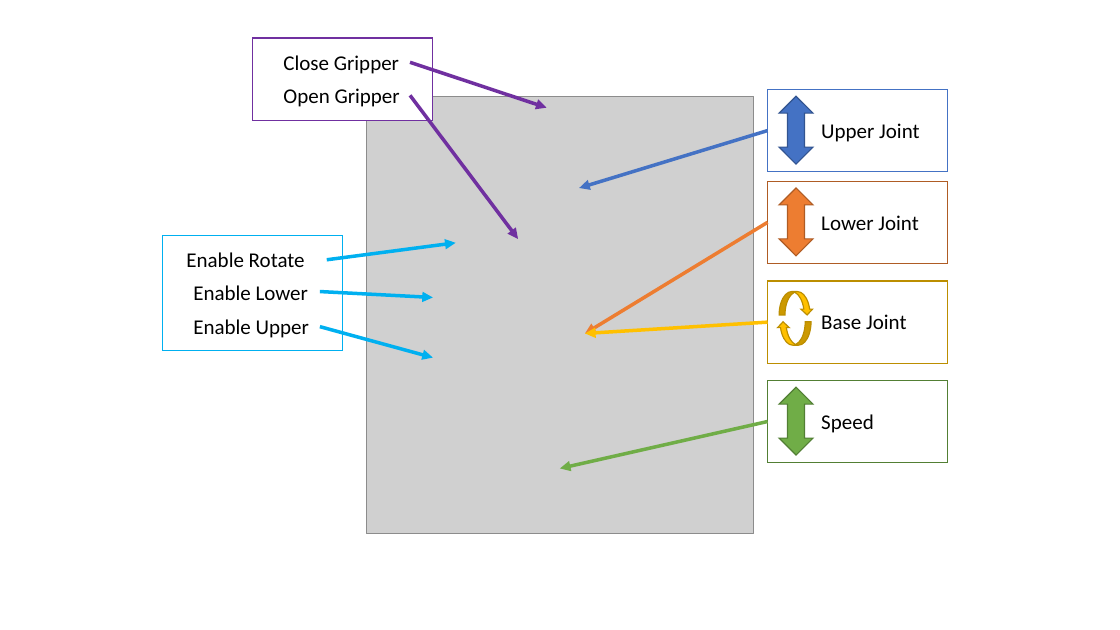
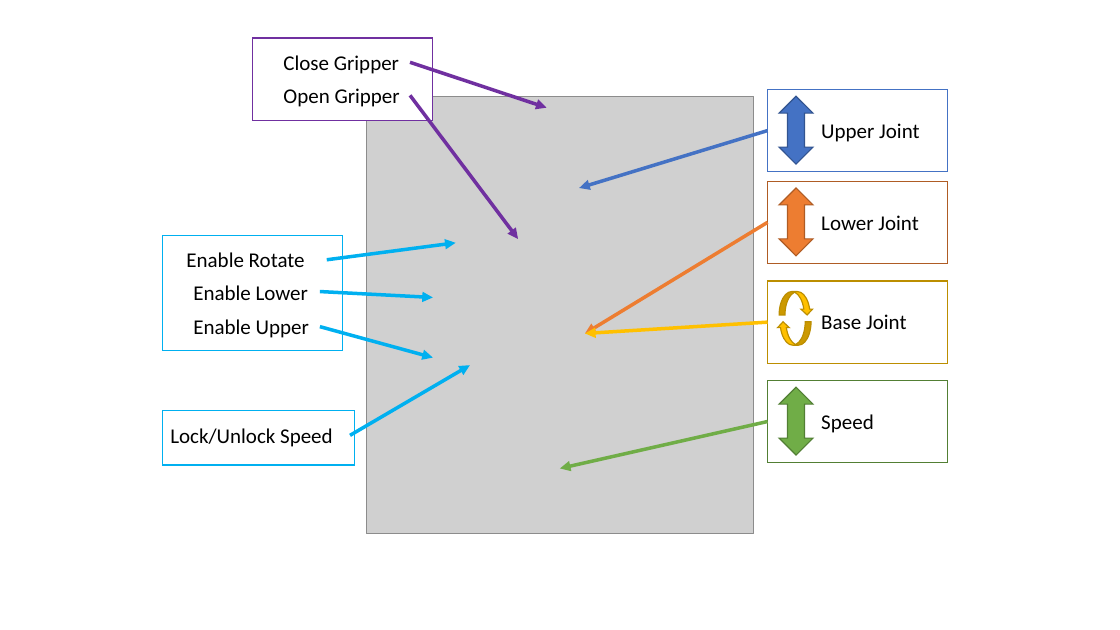
Before and after one commit to Uvic-Robotics-Club/RoverArm, a slide deck: slide 1 of images/Controller_layout.pptx. Drawn at 1120x630 pixels with LibreOffice and Linux fonts; fonts in the diff are those of the drawing; grey boxes stand for pictures. Boxes give left, top, right and bottom in pixels: in the first picture for what was removed or moved away, otherwise in the second. Text is boxed around its words. In the diff, an @@ line names an element or a change of style, - is before the commit and + after.

Commit message:
Added a speed lock button to the control diagram
#1

```diff
--- a/images/Controller_layout.pptx
+++ b/images/Controller_layout.pptx
@@ arrow added from (350, 435) to (470, 365), #00B0F0 3 pt @@
@@ rectangle added at [162, 411, 355, 465], fill #FFFFFF, outline #00B0F0 1 pt @@
@@ text added at [170, 428, 333, 447], 18 pt, text #000000 @@
+Lock/Unlock Speed
```
